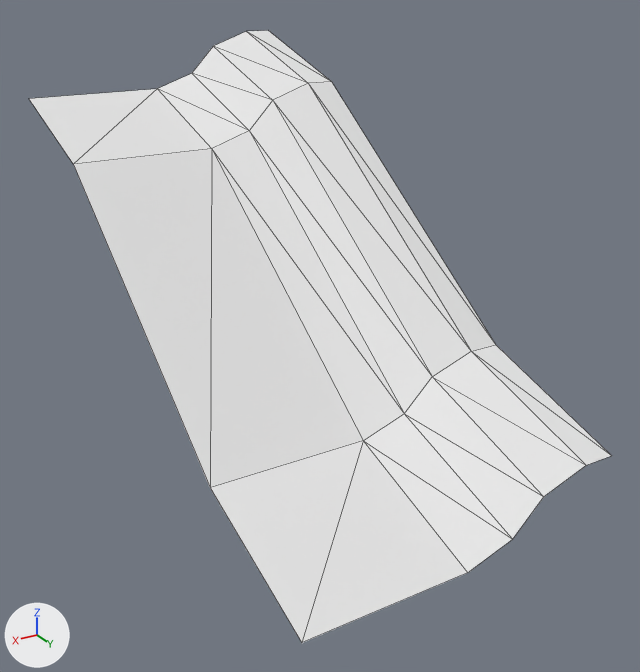
Before and after pictures for a commit that changed the OBJ model Assets/MapEditor/modular_terrain_collection/Hilly_Terrain_Path_Hill_Sharp_Plain_Side.obj.
Before and after are seen from a 50 mm lens placed at (1.31, 1.92, 1.49), pointed at (-0.06, -0.34, 0.35). Every picture has the same lights, and +X, +Y and +Z are marked at lower left. Mesh edges are drawn as thin lines. Where no turn or scale is listed for an object, it has been applied to the vertices.

Script lines for the objects in view, before the commit:
```python
mat_dirt = principled_material('Dirt')
mat_dirt.base_color = (0.8, 0.8, 0.8)  # white #e7e7e7
mat_dirt.roughness = 1.0
mat_grass = principled_material('Grass')
mat_grass.base_color = (0.8, 0.8, 0.8)  # white #e7e7e7
mat_grass.roughness = 1.0
me_object1 = bpy.data.meshes.new('object1')
me_object1.from_pydata(...)  # 24 vertices, 30 faces; spans x -0.5..0.5, y -1.5..0.5, z 0.0..1.2
# faces by material slot: [18, 12]
me_object1.materials.append(mat_grass)  # white #e7e7e7
me_object1.materials.append(mat_dirt)  # white #e7e7e7
ob_object1 = bpy.data.objects.new('object1', me_object1)
ob_object1.location = (0.0, 0.0, 0.0)
```
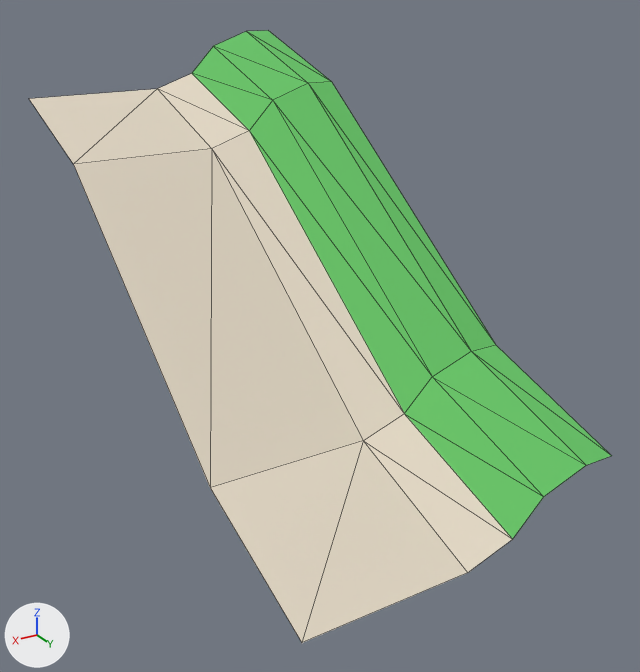
Patch to the scene script:
```diff
--- a/Assets/MapEditor/modular_terrain_collection/Hilly_Terrain_Path_Hill_Sharp_Plain_Side.obj.py
+++ b/Assets/MapEditor/modular_terrain_collection/Hilly_Terrain_Path_Hill_Sharp_Plain_Side.obj.py
@@ mat_grass @@
 mat_grass = principled_material('Grass')
-mat_grass.base_color = (0.8, 0.8, 0.8)  # white #e7e7e7
+mat_grass.base_color = (0.133, 0.545, 0.133)  # green #66c366
 mat_grass.roughness = 1.0
@@ mat_dirt @@
 mat_dirt = principled_material('Dirt')
-mat_dirt.base_color = (0.8, 0.8, 0.8)  # white #e7e7e7
+mat_dirt.base_color = (0.769, 0.686, 0.561)  # light grey #e3d8c5
 mat_dirt.roughness = 1.0
```

Location of each change, (x1, y1, x2, y2) in pixels of the pictures (640 x 672 px):
'object1', recoloured
    both: (29, 30, 611, 643)
